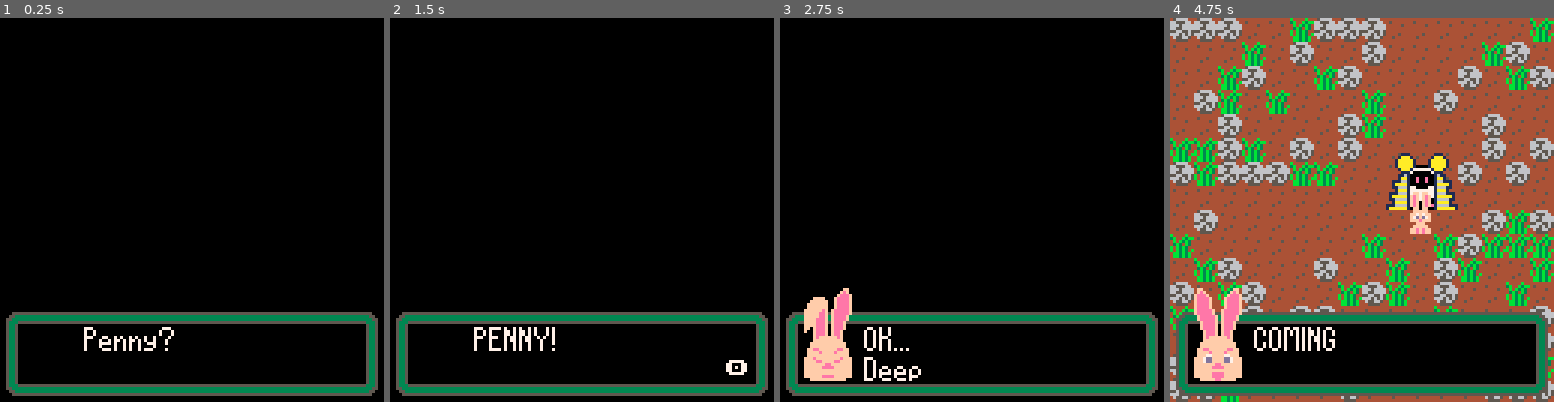
Above: before the commit, frames 1-4 (left to right).
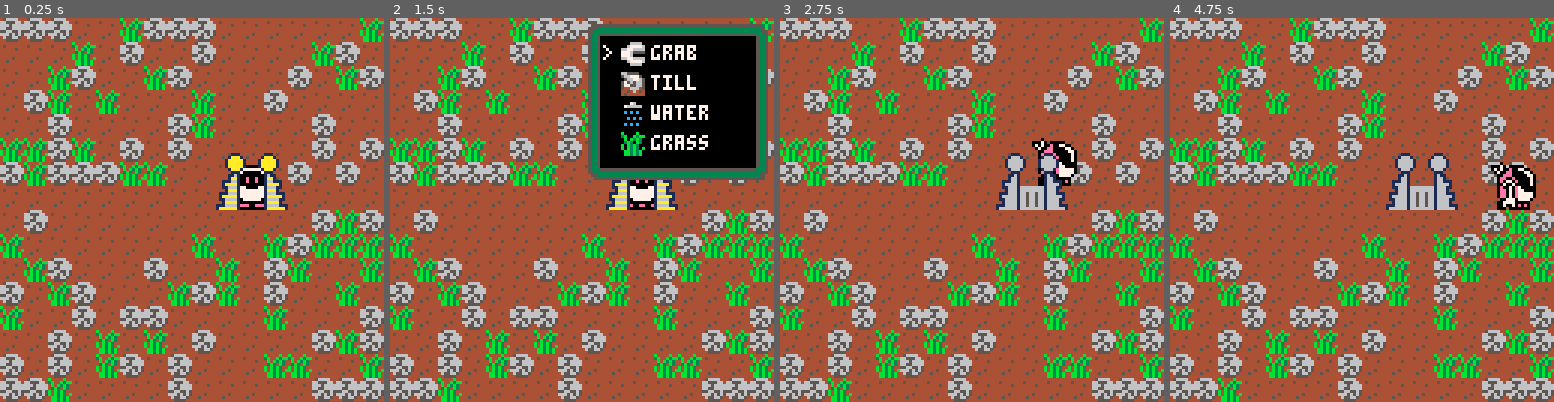
Above: after the commit, the same moments.

Repository: DeCarabas/pico_carts
Game: PICO-8 cartridge robo.p8
Two runs of this game, one before a commit and one after it. Both use one fixed random seed, a clock stepped at 60 frames per second and the inputs below.
Inputs:
- Up to frame 1 (0.25 s): no input
- Up to frame 2 (1.5 s): tap X (X key) at 0.33, 1.07 s; tap O (Z key) at 0.7 s
- Up to frame 3 (2.75 s): hold Right 1.6-2.1 s; tap O (Z key) at 1.7, 2.1, 2.5 s; tap X (X key) at 1.85 s; hold Up 2.15-2.42 s; hold Right from 2.47 s (still down)
- Up to frame 4 (4.75 s): tap O (Z key) every 0.4 s from 2.9 to 4.5 s; tap X (X key) at 2.97, 4.08 s; release Right at 3.03 s; hold Left 3.08-3.58 s; hold Down 3.63-3.97 s; hold Right 4.02-4.68 s; hold Up from 4.73 s (still down)

The runs differ from the first frame. In frame 1, 99% of the frame differs, in the area x 0-100%, y 0-100%; in frame 2, 87%; in frame 3, 99%; in frame 4, 24%.

Commit message:
[robo] Lighting works!

Diff:
--- a/robo.p8
+++ b/robo.p8
@@ -109,7 +109,7 @@
 -- fun!)
 function init_time()
  hour_inc=0.0036 --*100
- hour=7
+ hour=16
  day=0
 
  recharge_rate=100*hour_inc/4
@@ -152,6 +152,7 @@
 
 function _init()
  load_font()
+ init_fx()
 
  init_items()
  init_menu()
@@ -166,12 +167,13 @@
  place_rand(320,147) --grass
  place_rand(320,65)  --rock
 
+--[[
  do_script(
   cs_intro,
   function()
    penny_run(1)
    update_fn=update_walk
-  end)
+  end)]]
 end
 
 function open_item_menu()
@@ -287,7 +289,6 @@
 end
 
 function update_walk()
- -- todo: this movement sucks
  if px==tx and py==ty then
   if btnp(⬅️) then tx=px-1 d=0 end
   if btnp(➡️) then tx=px+1 d=1 end
@@ -530,7 +531,7 @@
  palt(0, false)
  palt(12, true)
  spr(idx,sc.x-8,sc.y-12,2,2,fl)
- pal()
+ palt()
 
  if grabbed_item~=nil and
     d~=3 then
@@ -564,12 +565,7 @@
 end
 
 function draw_game()
- if (hour>=18 and hour<20) or
-    (hour>=4 and hour<6) then
-  dark(1)
- elseif hour>=20 or hour<4 then
-  dark(2)
- end
+ enable_sunshine(hour)
 
 	draw_map()
 	if py<=base_y then
@@ -587,6 +583,8 @@
  --rectfill(sc.x-4,sc.y-4,sc.x+4,sc.y+4,10)
 
  draw_weather()
+
+ disable_dark()
 
  -- print("x "..x.." y "..y)
  if menu_mode then
@@ -820,35 +818,72 @@
 end
 -->8
 -- fx
-dark_map={
- 0, --0
- 0, --1
- 1, --2
- 5, --3
- 5, --4
- 2, --5
- 5, --6
- 6, --7
- 5, --8
- 8, --9
- 9, --10
- 3, --11
- 13,--12
- 1, --13
- 13,--14
- 14 --15
-}
-
-function dark(n)
- local dm=dark_map
- for i=0,15 do
-  local tgt=i
-  for j=1,n do
-   tgt=dm[tgt+1]
-  end
-  pal(i,tgt)
- end
-end
+function init_fx()
+ dark_levels={}
+ for x=0,5 do
+  local ramp={}
+  for y=0,15 do
+   ramp[y]=sget(x,y+40)
+  end
+  dark_levels[x]=ramp
+ end
+ original_pal=pal
+
+ -- dark levels by hour.
+ -- todo: should also factor in
+ --       phase of moon?
+ local sm={}
+ for i=0,4   do sm[i]=3    end
+ for i=5,8   do sm[i]=i-8  end
+ for i=9,16  do sm[i]=0    end
+ for i=17,19 do sm[i]=i-16 end
+ for i=20,24 do sm[i]=3    end
+ sunshine_map=sm
+end
+
+function enable_sunshine(t)
+ enable_dark(sunshine_map[flr(t)])
+end
+
+function enable_dark(d)
+ assert(pal==original_pal)
+ dark_level=dark_levels[d]
+ pal(dark_level)
+ pal=fx_pal
+end
+
+function disable_dark()
+ pal=original_pal
+ pal()
+end
+
+function fx_pal(s,t,p)
+ local lvl=dark_level
+ local opal=original_pal
+ if type(s)=="table" then
+  for k,v in all(s) do
+   opal(k,lvl[v],p)
+  end
+ elseif s==nil and t==nil then
+  opal(lvl,p)
+ else
+  opal(s,lvl[t],p)
+ end
+end
+
+--[[
+function dump_darkness()
+ pal()
+ for ilvl=1,#dark_levels do
+  local lvl=dark_levels[ilvl]
+  for ic=1,#lvl do
+   local y=(ilvl-1)*4
+   local x=(ic-1)*4
+   rectfill(x,y,x+3,y+3,lvl[ic])
+  end
+ end
+end
+]]
 
 -->8
 -- cutscene stuff
